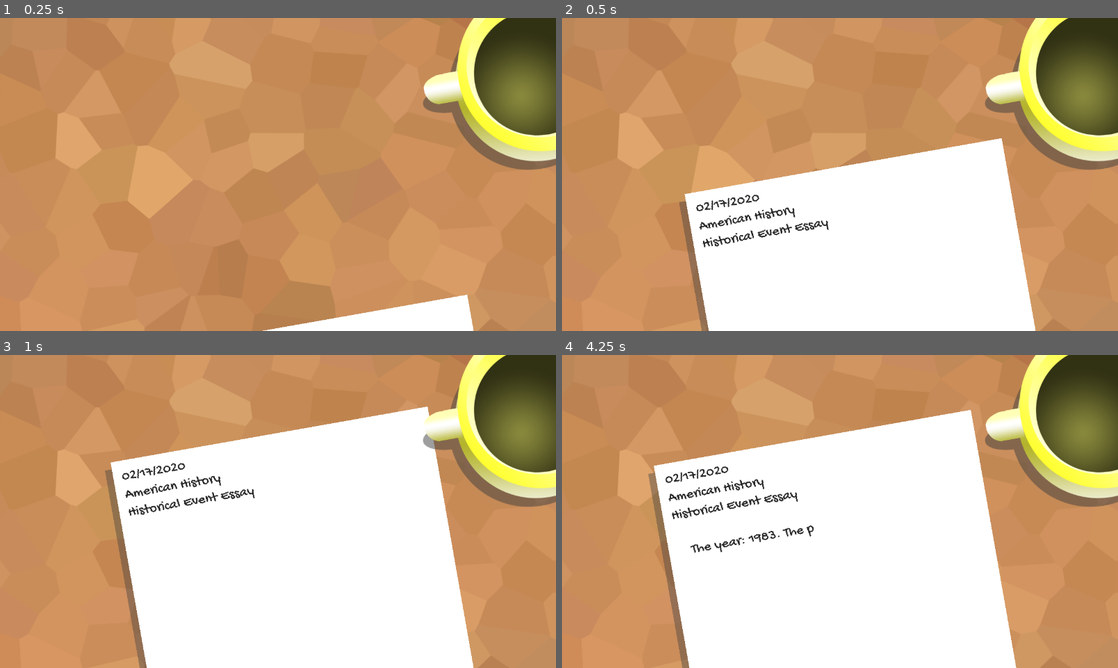
Above: before the commit, frames 1-4 (two rows, left to right).
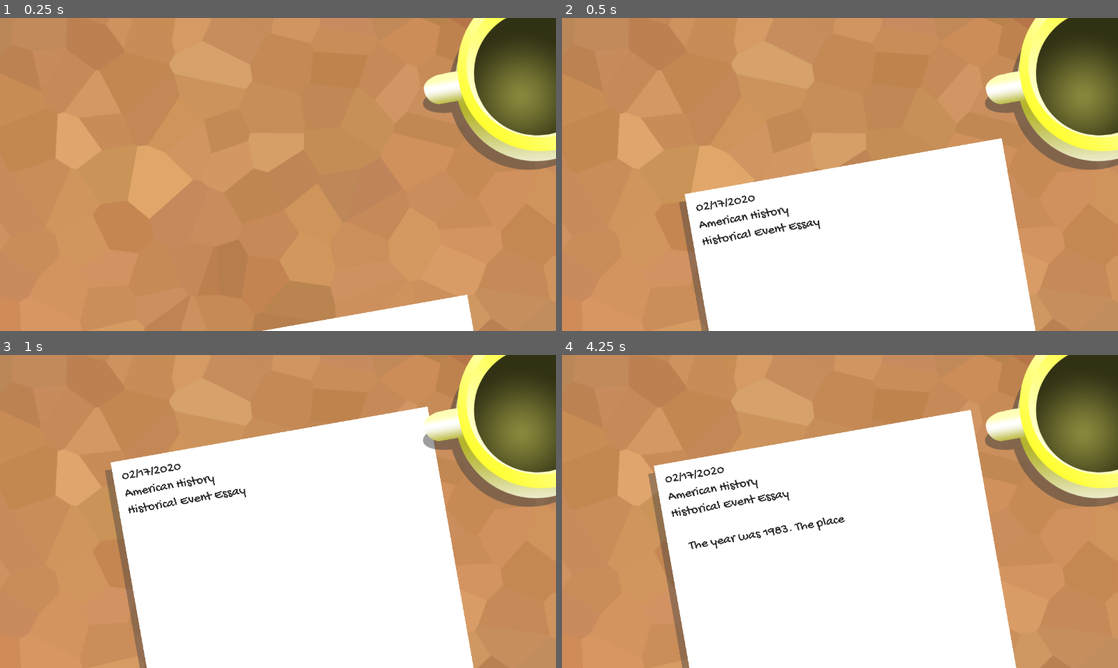
Above: after the commit, the same moments.

Repository: justinwash/godot-wild-jam-18
Game: Godot game, scene res://Scenes/Game.tscn
Two runs of this game, one before a commit and one after it. Both use one fixed random seed, a clock stepped at 60 frames per second and the inputs below.
Inputs:
- Up to frame 1 (0.25 s): no input
- Up to frame 2 (0.5 s): no input
- Up to frame 3 (1 s): hold Right (ui_right) from 0.53 s (still down)
- Up to frame 4 (4.25 s): release Right (ui_right) at 1.28 s; hold Down (ui_down) 1.28-2.03 s; hold Right (ui_right) 2.03-2.78 s; hold Up (ui_up) 2.78-3.53 s; hold Left (ui_left) from 3.53 s (still down)

Frame 1 is identical in both runs. In frame 2, 1.0% of the frame differs, in the area x 24-48%, y 56-74%; in frame 3, 0.9%; in frame 4, 1.5%, in the area x 18-51%, y 35-64%.

Commit message:
add to-be first selection text

Diff:
--- a/Plaguearism/Scenes/Game.tscn
+++ b/Plaguearism/Scenes/Game.tscn
@@ -1,10 +1,12 @@
-[gd_scene load_steps=13 format=2]
+[gd_scene load_steps=16 format=2]
 
 [ext_resource path="res://Fonts/GochiHand-Regular.ttf" type="DynamicFontData" id=1]
 [ext_resource path="res://Art/desk.png" type="Texture" id=2]
 [ext_resource path="res://Scripts/Paper.gd" type="Script" id=3]
 [ext_resource path="res://Art/mug.png" type="Texture" id=4]
 [ext_resource path="res://Scripts/Section.gd" type="Script" id=5]
+[ext_resource path="res://Fonts/Lacquer-Regular.ttf" type="DynamicFontData" id=6]
+[ext_resource path="res://Scripts/Choice.gd" type="Script" id=7]
 
 [sub_resource type="Animation" id=1]
 resource_name = "Popup"
@@ -25,8 +27,12 @@
 extents = Vector2( 595.853, 1216.78 )
 
 [sub_resource type="DynamicFont" id=3]
-size = 32
+size = 30
 font_data = ExtResource( 1 )
+
+[sub_resource type="DynamicFont" id=8]
+size = 20
+font_data = ExtResource( 6 )
 
 [sub_resource type="RectangleShape2D" id=4]
 extents = Vector2( 703.063, 30.9232 )
@@ -89,23 +95,61 @@
 margin_left = 294.0
 margin_top = 201.0
 margin_right = 995.0
-margin_bottom = 648.0
+margin_bottom = 576.0
 custom_fonts/font = SubResource( 3 )
 custom_colors/font_color = Color( 0.145098, 0.145098, 0.145098, 1 )
 text = "02/17/2020
 American History
 Historical Event Essay
 
-    The year: 1983. The place: New Egypt, New Jersey, USA."
+    The year was 1983. The place: New Egypt, New Jersey, USA. Members  of the local gang \"Is 2 Real\" staged a revolt. They wanted out of the game, but the leader of the gang, Phar Out, wasn't about to let them walk unharmed. "
 autowrap = true
-percent_visible = 0.5
+percent_visible = 0.202703
 script = ExtResource( 5 )
 __meta__ = {
 "_edit_use_anchors_": false
 }
 active = true
 delay = 1.856
+slow = 0.3
+
+[node name="2" type="Label" parent="Paper/Sections"]
+margin_left = 293.272
+margin_top = 566.919
+margin_right = 994.272
+margin_bottom = 731.919
+custom_fonts/font = SubResource( 3 )
+custom_colors/font_color = Color( 0.145098, 0.145098, 0.145098, 1 )
+text = "    Among the dissenters was a man in possession of a cane that held immense power. Using this power to convince Phar Out to let his bretheren go seemed his only choice, so on the first day, he..."
+autowrap = true
+percent_visible = 0.0
+script = ExtResource( 5 )
+__meta__ = {
+"_edit_use_anchors_": false
+}
+active = true
+delay = 20.0
 slow = 0.4
+
+[node name="Choices" type="Node2D" parent="Paper"]
+
+[node name="Day 1" type="Node2D" parent="Paper/Choices"]
+visible = false
+script = ExtResource( 7 )
+
+[node name="1" type="Label" parent="Paper/Choices/Day 1"]
+margin_left = 287.0
+margin_top = 728.85
+margin_right = 988.0
+margin_bottom = 787.85
+custom_fonts/font = SubResource( 8 )
+custom_colors/font_color = Color( 0.768627, 0.4, 0, 1 )
+text = " struck the creek with his cane, turning once-clear water to Tang(tm) with too much of the powder stuff in it."
+align = 1
+autowrap = true
+__meta__ = {
+"_edit_use_anchors_": false
+}
 
 [node name="Boundary" type="Node2D" parent="."]
 
--- /dev/null
+++ b/Plaguearism/Scripts/Choice.gd
@@ -0,0 +1,10 @@
+extends Node2D
+
+var delay = 41
+
+var t = 0
+
+func _physics_process(delta):
+	if t > delay*60:
+		self.visible = true
+	t += 1
--- a/Plaguearism/Scripts/Section.gd
+++ b/Plaguearism/Scripts/Section.gd
@@ -1,7 +1,7 @@
 extends Label
 
 export var active = false
-export(float, 0.0, 10) var delay = 0
+export(float, 0.0, 60) var delay = 0
 export(float, 0.1, 1.0) var slow = 0.5
 
 var t = 0
